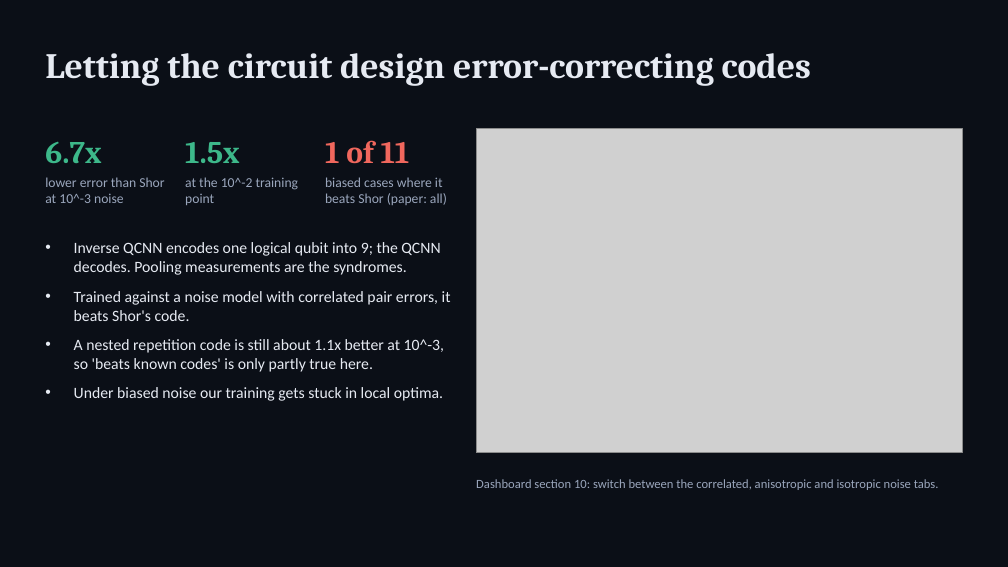
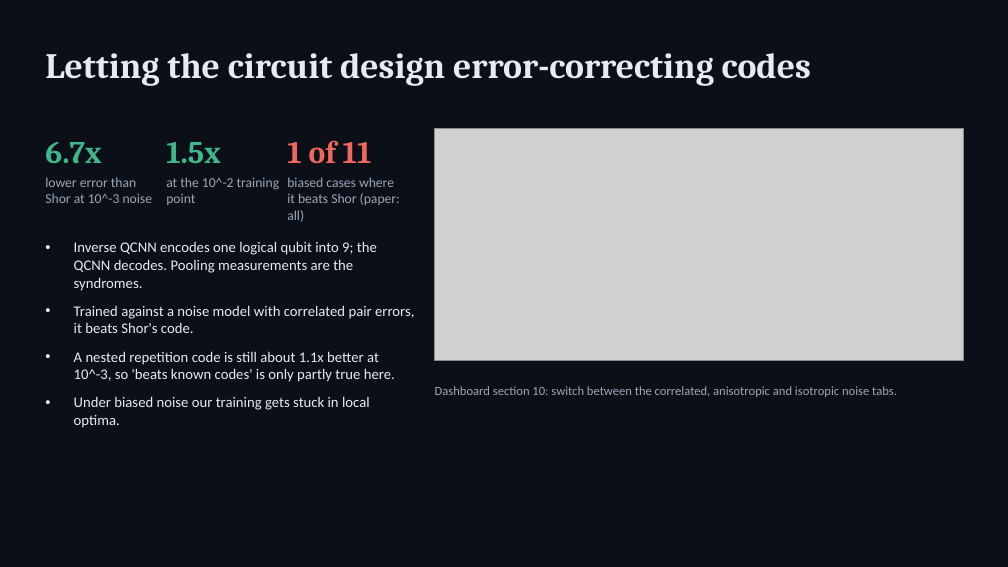
Before and after one commit to KrishShah3011/qcnn-dashboard, a slide deck: slide 8 of QCNN_presentation.pptx. Drawn at 1008x567 pixels with LibreOffice and Linux fonts; fonts in the diff are those of the drawing; grey boxes stand for pictures. Boxes give left, top, right and bottom in pixels: in the first picture for what was removed or moved away, otherwise in the second. Text is boxed around its words. In the diff, an @@ line names an element or a change of style, - is before the commit and + after.

```diff
--- a/QCNN_presentation.pptx
+++ b/QCNN_presentation.pptx
@@ text "1.5x": place and size @@
-text "1.5x" at box(185, 142, 240, 163)
+text "1.5x" at box(166, 142, 221, 163)
@@ text "1 of 11": place and size @@
-text "1 of 11" at box(325, 140, 410, 164)
+text "1 of 11" at box(287, 140, 372, 164)
@@ picture: place and size @@
-picture at box(476, 129, 963, 453)
+picture at box(435, 129, 964, 361)
@@ text "lower error than Shor at ..." rewrapped from box(45, 177, 164, 203) to box(45, 177, 153, 203) @@
@@ text "at the 10^-2 training point": place and size @@
-text "at the 10^-2 training point" at box(185, 177, 299, 205)
+text "at the 10^-2 training point" at box(166, 177, 280, 205)
@@ text "biased cases where it beats ..." rewrapped from box(325, 177, 447, 205) to box(287, 177, 400, 222) @@
@@ text "Inverse QCNN encodes one logical ..." at box(74, 241, 414, 428): size 15 to 14 pt @@
@@ text "Dashboard section 10: switch between ...": place and size @@
-text "Dashboard section 10: switch between ..." at box(476, 479, 939, 490)
+text "Dashboard section 10: switch between ..." at box(435, 386, 897, 397)
```
Also in this commit, not shown: 4 other slides changed.
